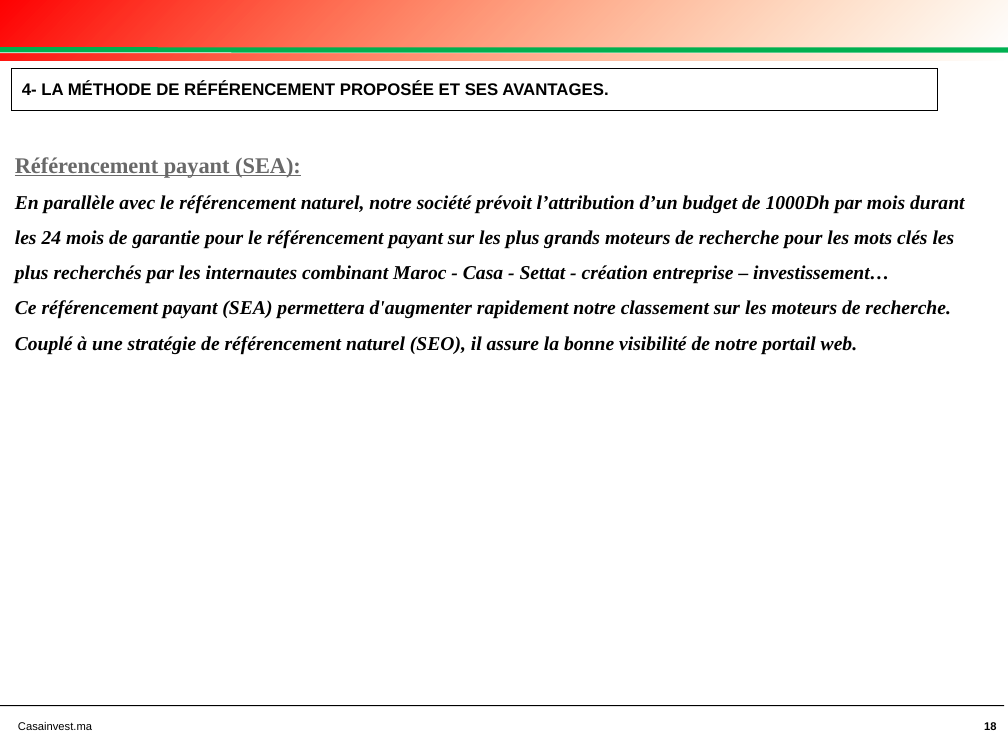
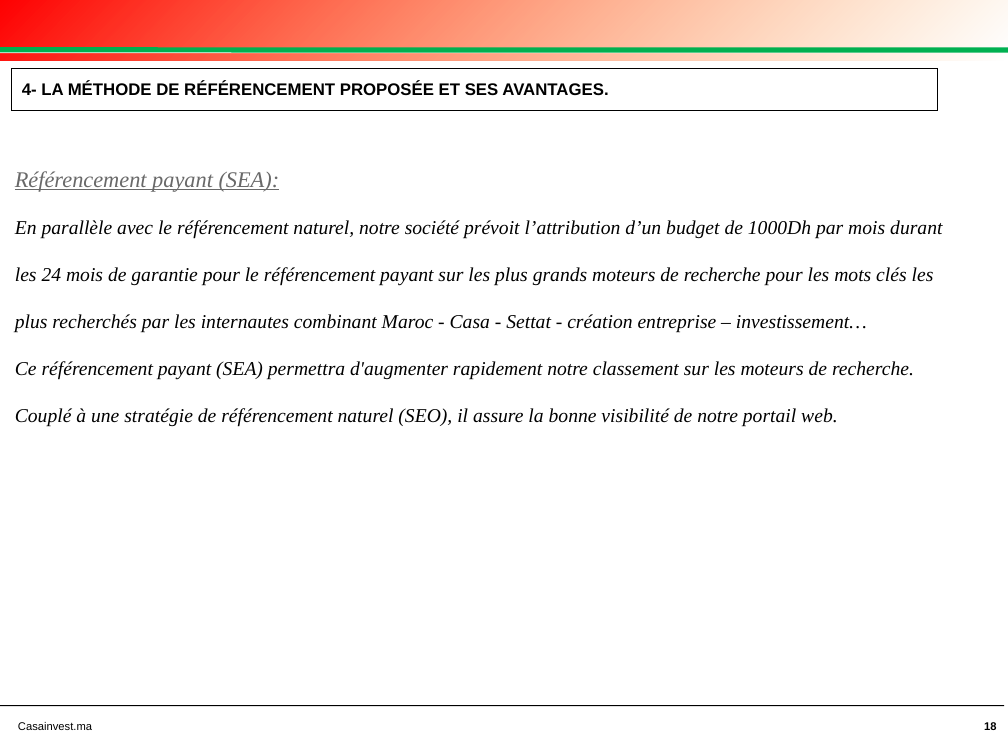
Before and after one commit to achafak/casainvest, a slide deck: slide 18 of DOSSIER TECHNIQUE AO CRI.pptx. Drawn at 1008x756 pixels with LibreOffice and Linux fonts; fonts in the diff are those of the drawing; background and template pictures are left out. Boxes give left, top, right and bottom in pixels: in the first picture for what was removed or moved away, otherwise in the second. Text is boxed around its words. In the diff, an @@ line names an element or a change of style, - is before the commit and + after.

```diff
--- a/DOSSIER TECHNIQUE AO CRI.pptx
+++ b/DOSSIER TECHNIQUE AO CRI.pptx
@@ text at (15,171,942,333): bold off in "Référencement payant (SEA):", "En parallèle avec le référencement naturel, notre ..."; italic on in "Référencement payant (SEA):"; line spacing 1.5 to 2 @@
@@ text at (15,361,914,427): text changed; bold off @@
-Ce référencement payant (SEA) permettera d'augmenter rapidement notre classement sur les moteurs de recherche. Couplé à une stratégie de référencement naturel (SEO), il assure la bonne visibilité de notre portail web.
+Ce référencement payant (SEA) permettra d'augmenter rapidement notre classement sur les moteurs de recherche. Couplé à une stratégie de référencement naturel (SEO), il assure la bonne visibilité de notre portail web.
```
Also in this commit, not shown: 13 other slides changed, 5 slides added, 20 slides removed, 28 other files.
